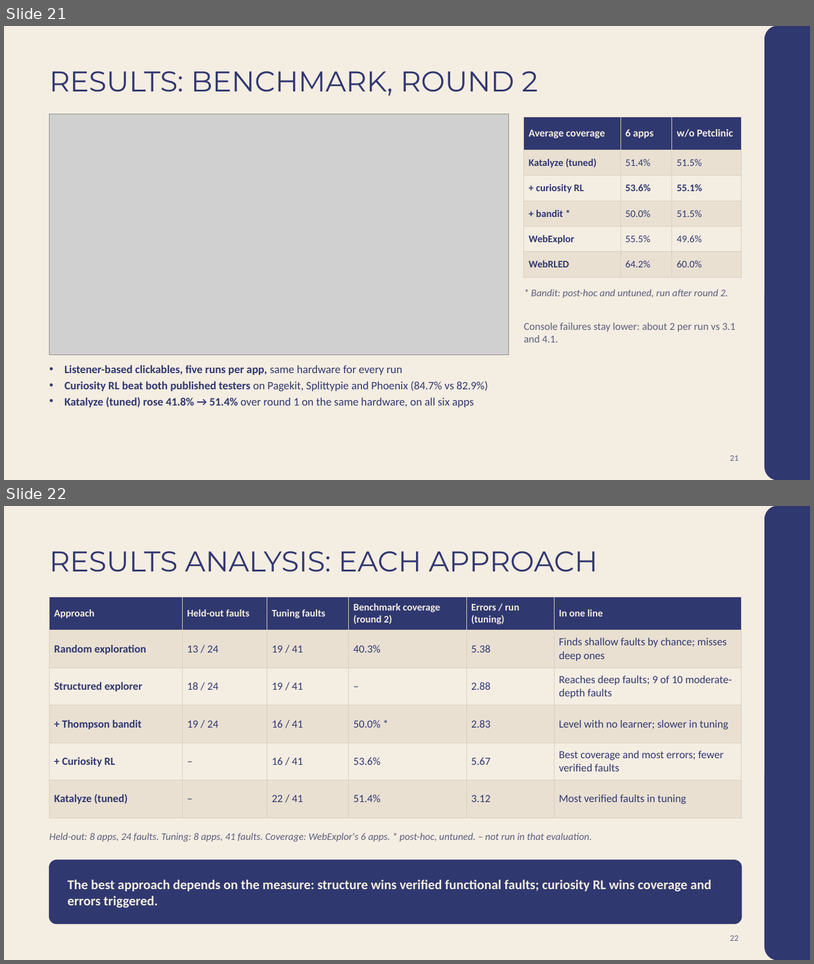
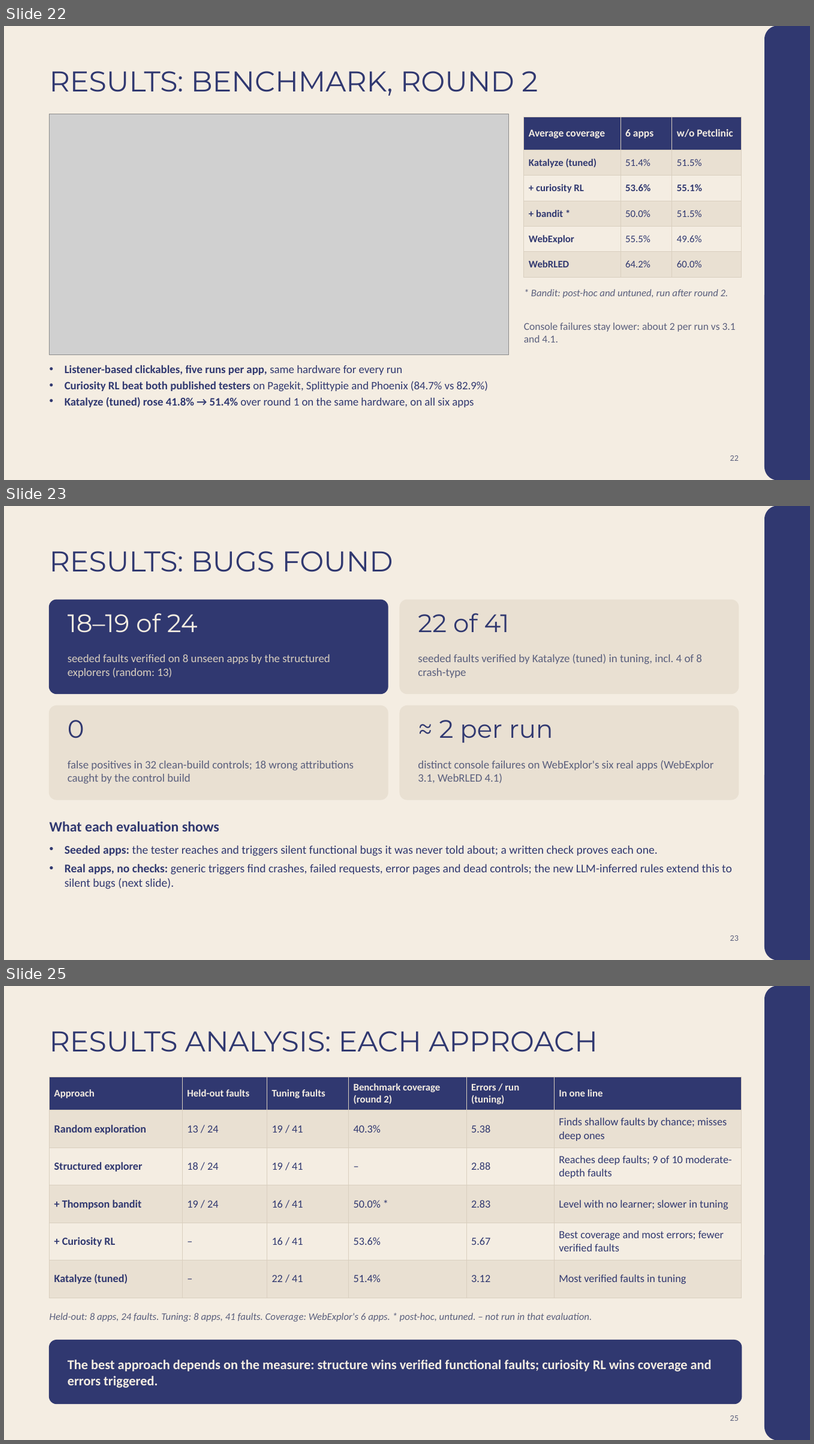
Before and after one commit to Rustlogan2k/Autonomous-web-testing-agent, a slide deck: Katalyze_Final_Review.pptx. Shown one above the other, each under a label of ours: slides 21 and 22 before the commit, slides 22, 23 and 25 after it; the slides between them are not shown. The pictures are 814x964 and 814x1444 pixels, drawn with LibreOffice and Linux fonts; fonts in the diff are those of the drawing; grey boxes stand for pictures. Boxes give left, top, right and bottom in pixels: in the first picture for what was removed or moved away, otherwise in the second. Text is boxed around its words. In the diff, an @@ line names an element or a change of style, - is before the commit and + after.

```diff
--- a/Katalyze_Final_Review.pptx
+++ b/Katalyze_Final_Review.pptx
@@ slide 23 added at [4,506,810,960], background #F4EDE2 @@
@@ rounded rectangle added at [765,506,810,960], fill #303870, outline #303870 1 pt @@
@@ title added at [50,551,393,572], 34 pt, text #303870 @@
+RESULTS: BUGS FOUND
@@ rounded rectangle added at [50,600,388,694], fill #303870, outline #303870 1 pt @@
@@ text added at [68,613,198,633], 30 pt, text #F4EDE2 @@
+18–19 of 24
@@ rounded rectangle added at [400,600,739,694], fill #E9E0D2, outline #E9E0D2 1 pt @@
@@ text added at [418,613,510,632], 30 pt, text #303870 @@
+22 of 41
@@ text added at [68,654,330,678], 13.5 pt, text #D9CFBF @@
+seeded faults verified on 8 unseen apps by the structured explorers (random: 13)
@@ text added at [418,654,702,678], 13.5 pt, text #5A5F7D @@
+seeded faults verified by Katalyze (tuned) in tuning, incl. 4 of 8 crash-type
@@ rounded rectangle added at [50,706,388,799], fill #E9E0D2, outline #E9E0D2 1 pt @@
@@ text added at [68,720,84,738], 30 pt, text #303870 @@
+0
@@ rounded rectangle added at [400,706,739,799], fill #E9E0D2, outline #E9E0D2 1 pt @@
@@ text added at [440,720,554,742], 30 pt, text #303870 @@
+≈ 2 per run
@@ text added at [68,760,354,783], 13.5 pt, text #5A5F7D @@
+false positives in 32 clean-build controls; 18 wrong attributions caught by the control build
@@ text added at [418,760,714,783], 13.5 pt, text #5A5F7D @@
+distinct console failures on WebExplor's six real apps (WebExplor 3.1, WebRLED 4.1)
@@ text added at [50,821,219,831], 17 pt, text #303870, bold @@
+What each evaluation shows
@@ text added at [65,845,732,889], 14 pt, text #303870 @@
+• Seeded apps: the tester reaches and triggers silent functional bugs it was never told about; a written check proves each one.
+• Real apps, no checks: generic triggers find crashes, failed requests, error pages and dead controls; the new LLM-inferred rules extend this to silent bugs (next slide).
@@ page number added at [731,935,739,940], 10 pt, text #5A5F7D @@
+23
@@ what was slide 21 is now slide 22 @@
@@ page number at [731,455,739,460]: text changed @@
-21
+22
@@ what was slide 22 is now slide 25 @@
@@ page number at [731,1415,739,1420]: text changed @@
-22
+25
```
Also in this commit, not shown: 2 slides changed, 2 other slides added, 9 other files.
